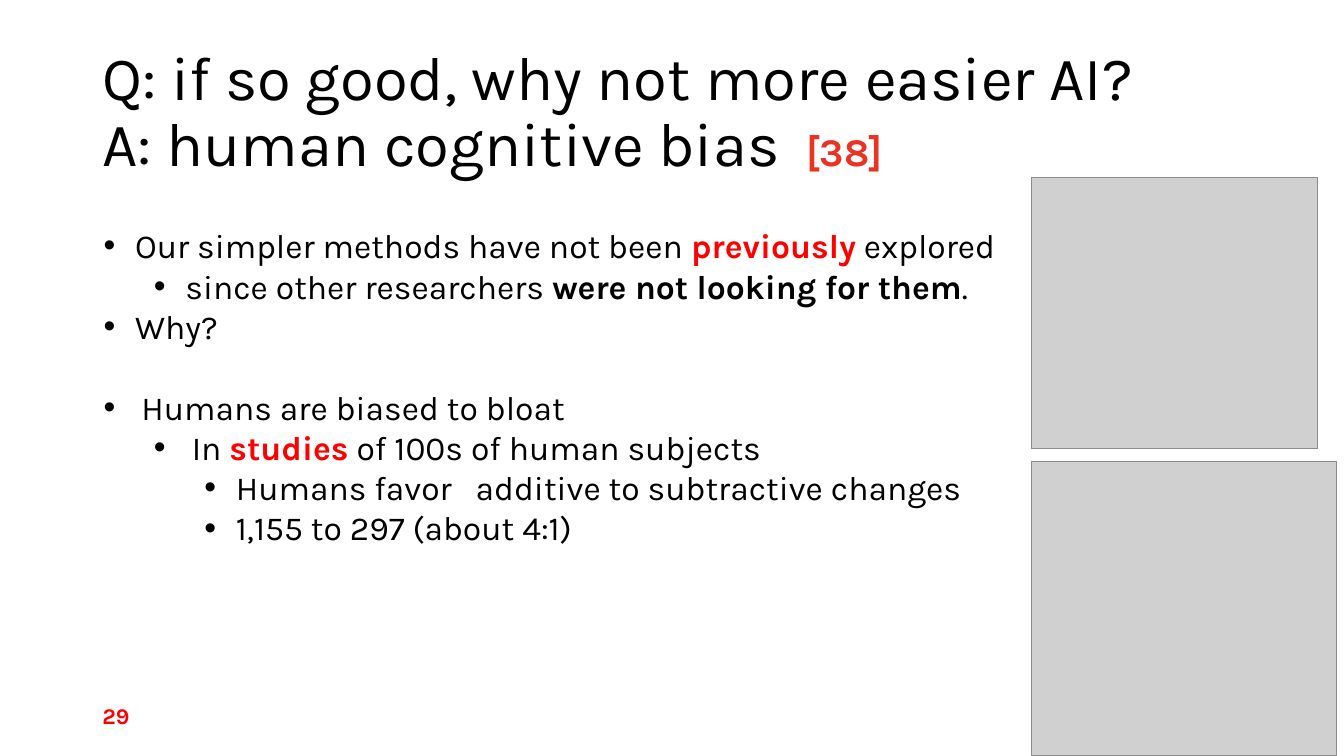
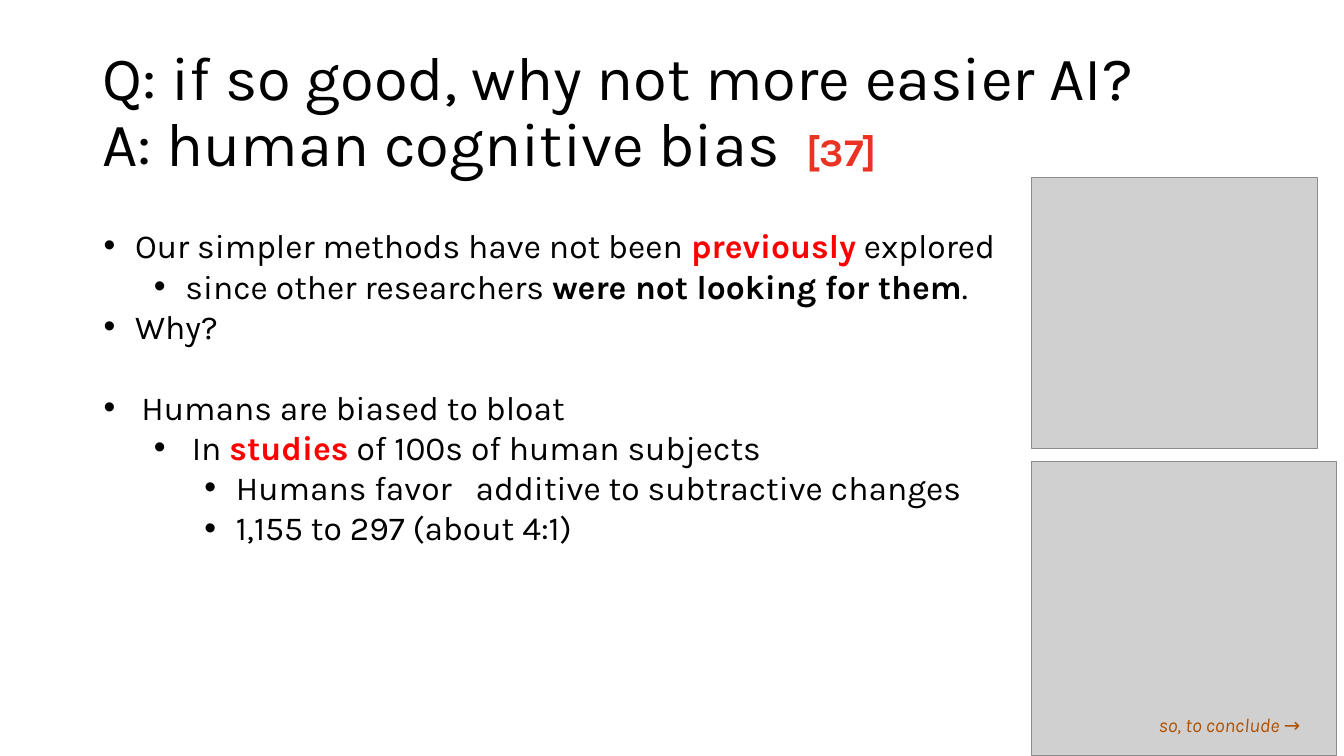
Before and after one commit to timm/fyi, a slide deck: slide 24 of 26less.pptx (slide 29 before the commit). Drawn at 1344x756 pixels with LibreOffice and Linux fonts; fonts in the diff are those of the drawing; grey boxes stand for pictures; background and template pictures are left out. Boxes give left, top, right and bottom in pixels: in the first picture for what was removed or moved away, otherwise in the second. Text is boxed around its words. In the diff, an @@ line names an element or a change of style, - is before the commit and + after.

```diff
--- a/26less.pptx
+++ b/26less.pptx
@@ title at box(102, 57, 1133, 181): text changed @@
-Q: if so good, why not more easier AI?
-A: human cognitive bias [38]
+Q: if so good, why not more easier AI?
+A: human cognitive bias [37]
@@ page number removed at box(102, 709, 129, 725) @@
-29
@@ text added at box(1159, 718, 1280, 734), 14 pt, text #B05000, italic @@
+so, to conclude →
```
Also in this commit, not shown: 28 other slides changed, 6 slides removed, 1 other file.
